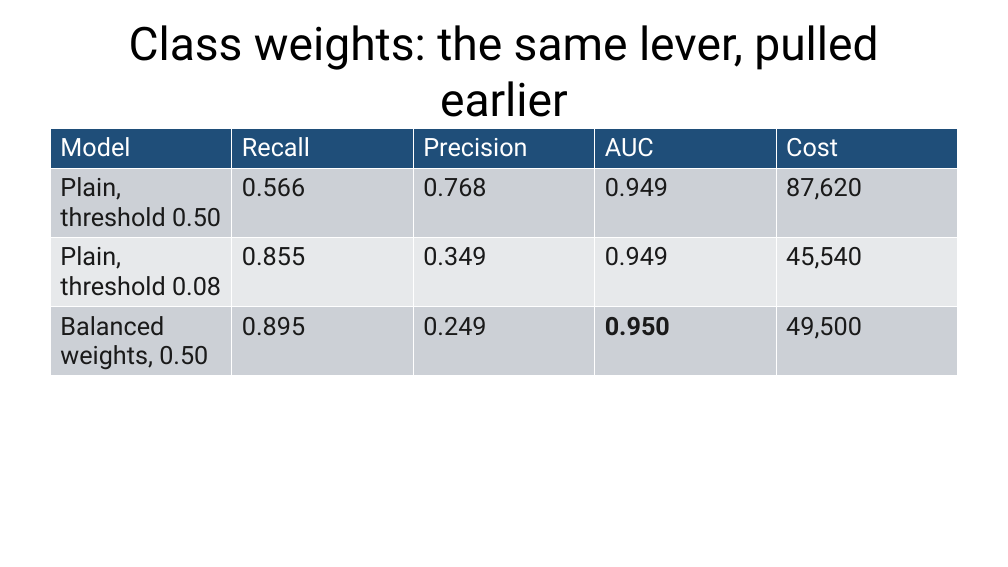
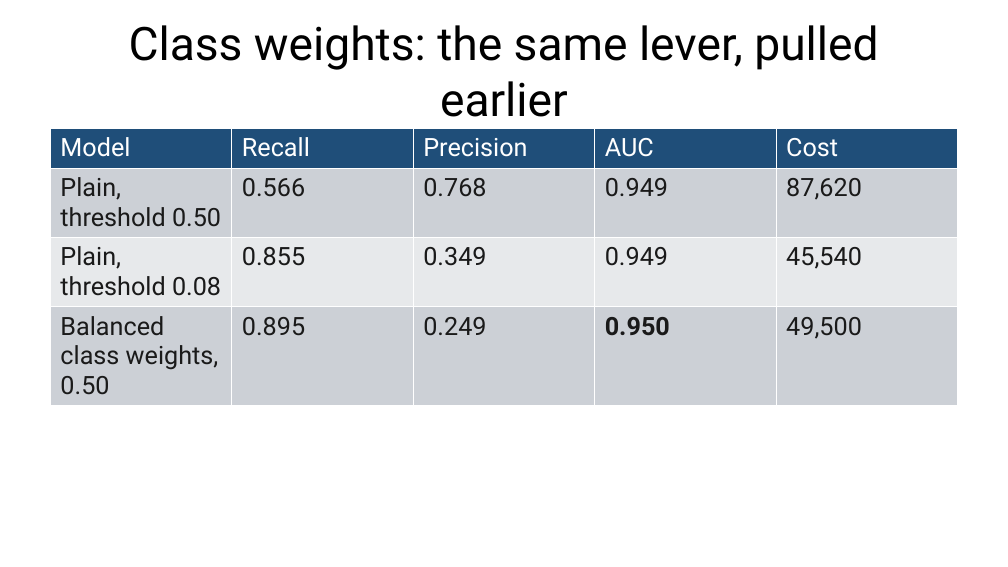
Before and after one commit to fabioantonini/technologies-for-artificial-intelligence, a slide deck: slide 44 of Lessons/04_classification_and_metrics/Slides/classification_and_metrics_slides.pptx. Drawn at 1008x567 pixels with LibreOffice and Linux fonts; fonts in the diff are those of the drawing; background and template pictures are left out. Boxes give left, top, right and bottom in pixels: in the first picture for what was removed or moved away, otherwise in the second. Text is boxed around its words. In the diff, an @@ line names an element or a change of style, - is before the commit and + after.

```diff
--- a/Lessons/04_classification_and_metrics/Slides/classification_and_metrics_slides.pptx
+++ b/Lessons/04_classification_and_metrics/Slides/classification_and_metrics_slides.pptx
@@ table at [50, 129, 958, 503] @@
-row 4, column 1: Balanced weights, 0.50
+row 4, column 1: Balanced class weights, 0.50
```
Also in this commit, not shown: 11 other slides changed, 1 slide added, 1 slide removed, 4 other files.
